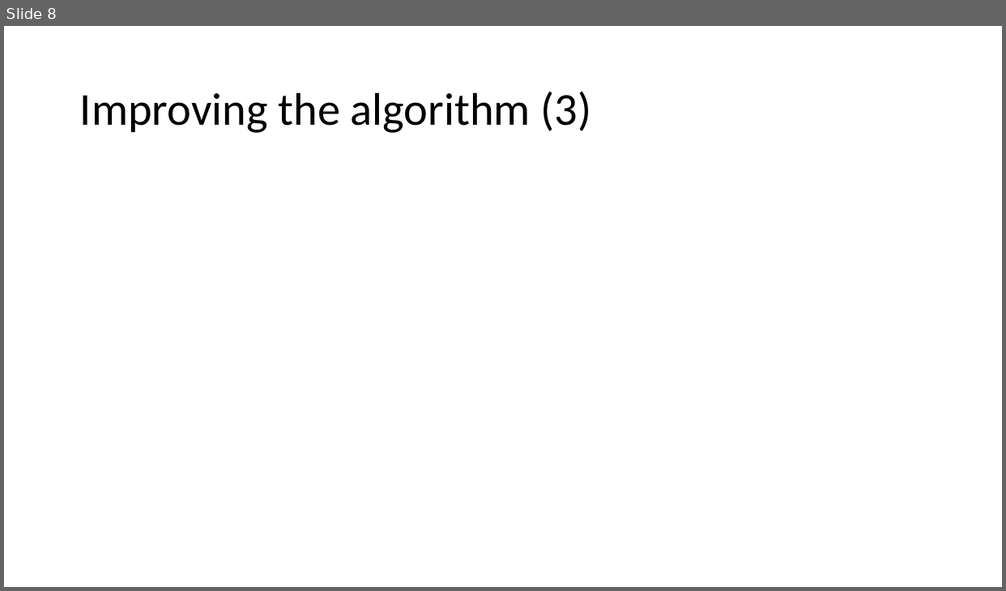
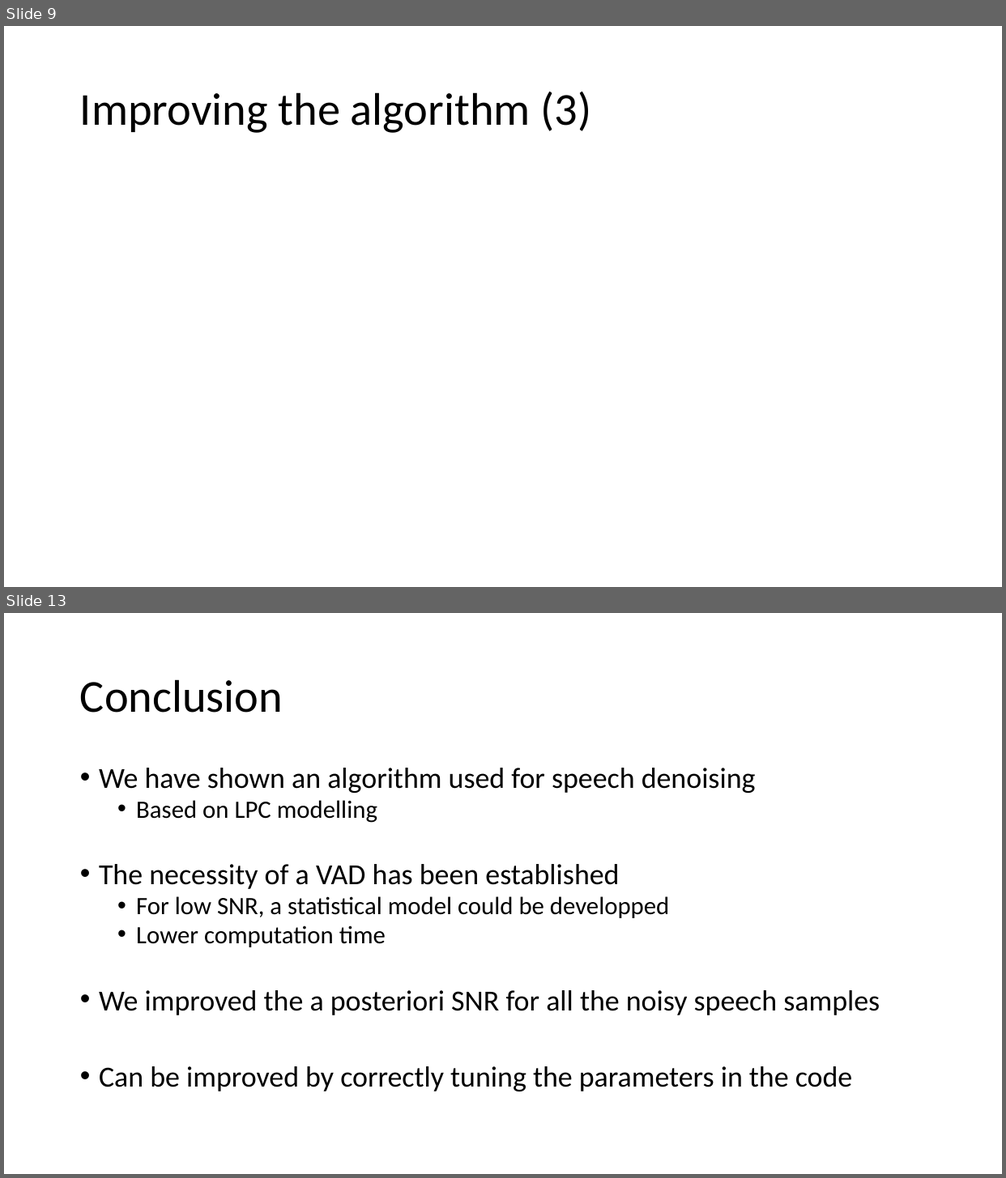
Before and after one commit to lcolbois/aasp-noise-red, a slide deck: presentation.pptx. Shown one above the other, each under a label of ours: slide 8 before the commit, slides 9 and 13 after it; the slides between them are not shown. The pictures are 1006x591 and 1006x1178 pixels, drawn with LibreOffice and Linux fonts; fonts in the diff are those of the drawing; grey boxes stand for pictures. Boxes give left, top, right and bottom in pixels: in the first picture for what was removed or moved away, otherwise in the second. Text is boxed around its words. In the diff, an @@ line names an element or a change of style, - is before the commit and + after.

```diff
--- a/presentation.pptx
+++ b/presentation.pptx
@@ slide 13 added at bbox=[4, 613, 1002, 1174], background #FFFFFF @@
@@ title added at bbox=[80, 679, 283, 713], 44 pt, text #000000 @@
+Conclusion
@@ text added at bbox=[99, 768, 880, 1092], 28 pt, text #000000 @@
+• We have shown an algorithm used for speech denoising
+  • Based on LPC modelling
+• The necessity of a VAD has been established
+  • For low SNR, a statistical model could be developped
+  • Lower computation time
+• We improved the a posteriori SNR for all the noisy speech samples
+• Can be improved by correctly tuning the parameters in the code
@@ what was slide 8 is now slide 9 @@
```
Also in this commit, not shown: 4 slides changed, 3 other slides added, 7 other files.
